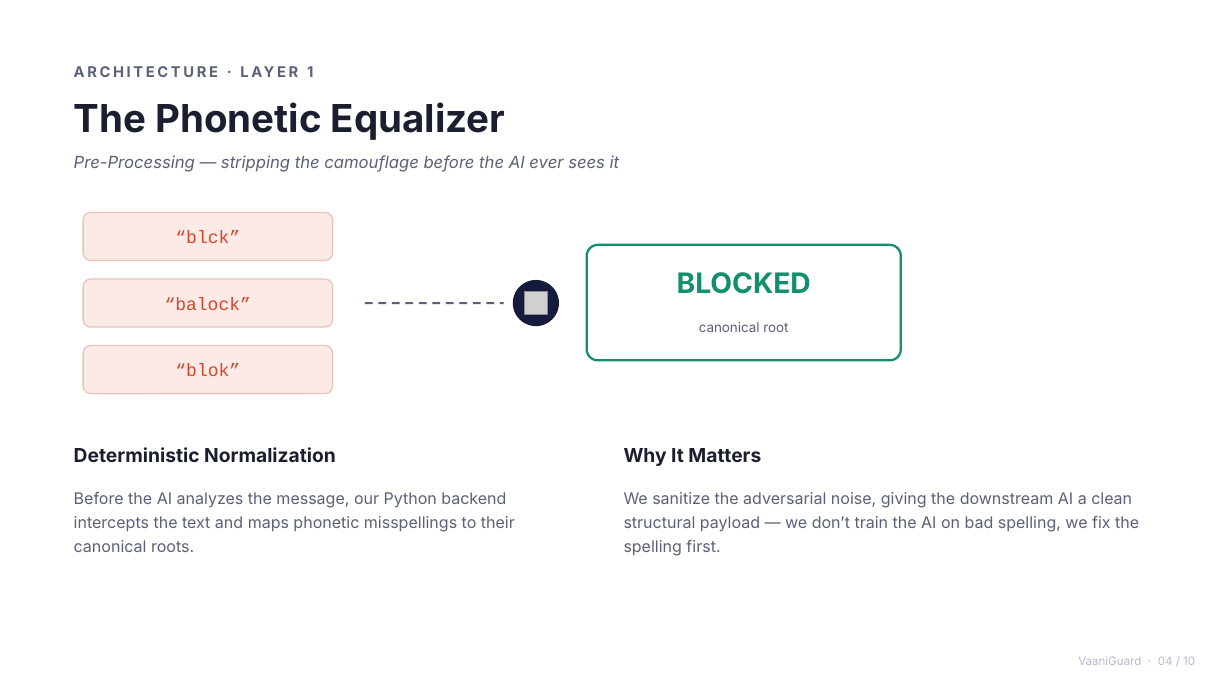
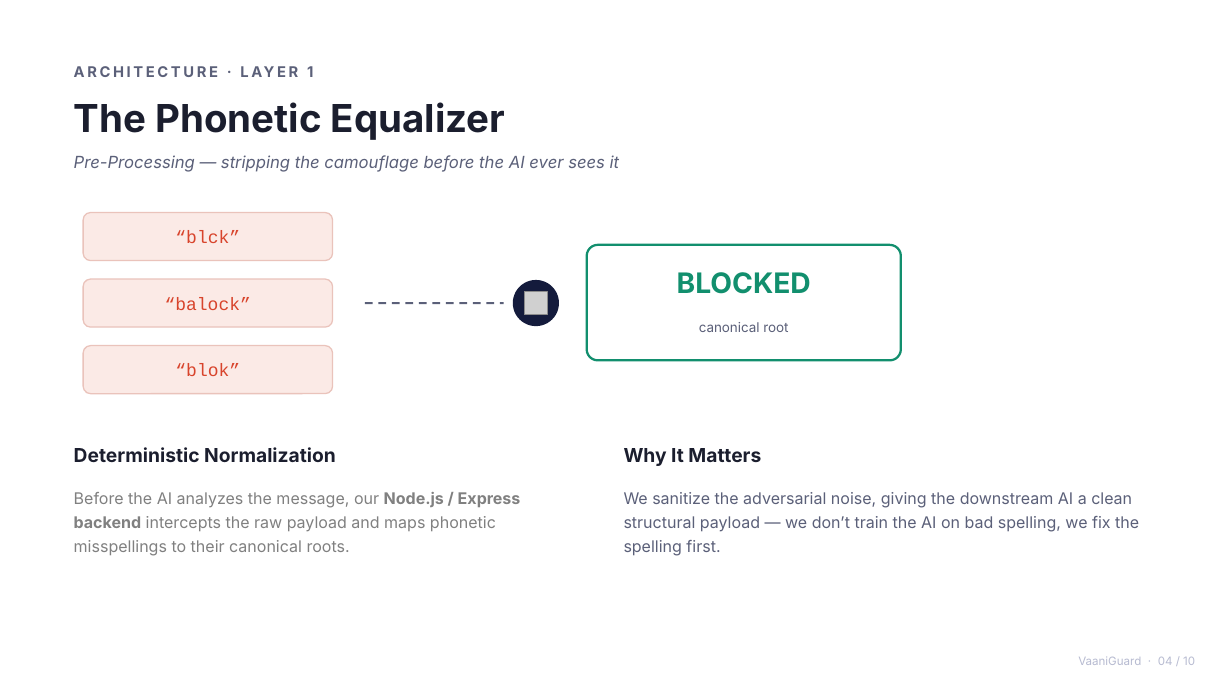
Before and after one commit to Arthrevs/Acm, a slide deck: slide 4 of VaaniGuard_teamhatsoff.pptx. Drawn at 1232x693 pixels with LibreOffice and Linux fonts; fonts in the diff are those of the drawing; grey boxes stand for pictures. Boxes give left, top, right and bottom in pixels: in the first picture for what was removed or moved away, otherwise in the second. Text is boxed around its words. In the diff, an @@ line names an element or a change of style, - is before the commit and + after.

```diff
--- a/VaaniGuard_teamhatsoff.pptx
+++ b/VaaniGuard_teamhatsoff.pptx
@@ text at [74,492,521,556]: text changed; text colour #5B6079 to #808080 @@
-Before the AI analyzes the message, our Python backend intercepts the text and maps phonetic misspellings to their canonical roots.
+Before the AI analyzes the message, our Node.js / Express backend intercepts the raw payload and maps phonetic misspellings to their canonical roots.
```
Also in this commit, not shown: 1 other slide changed, 25 other files.
